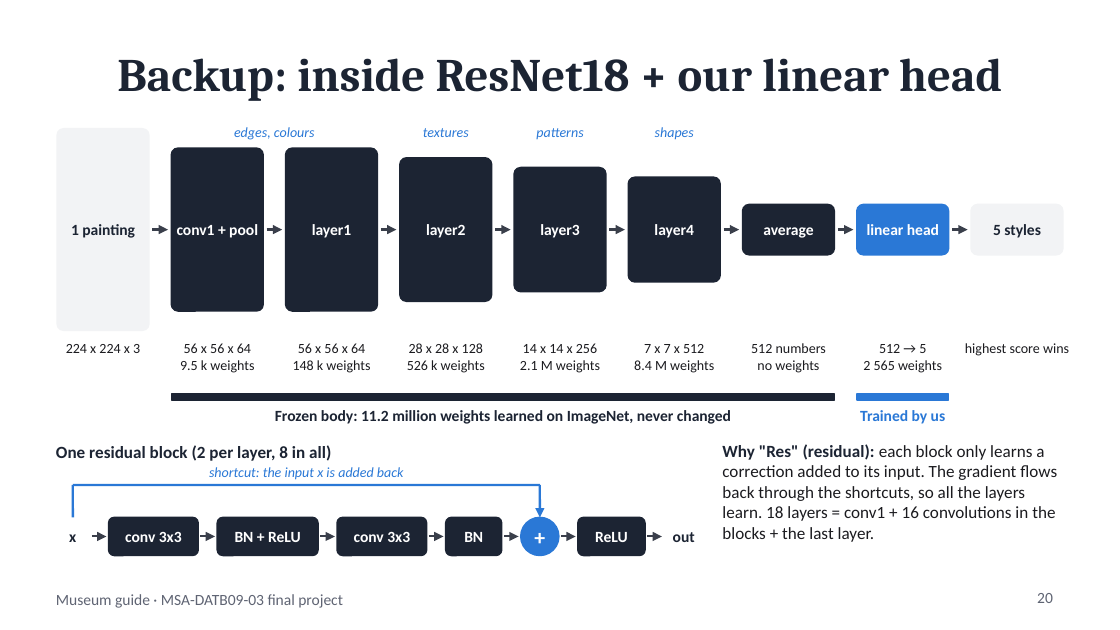
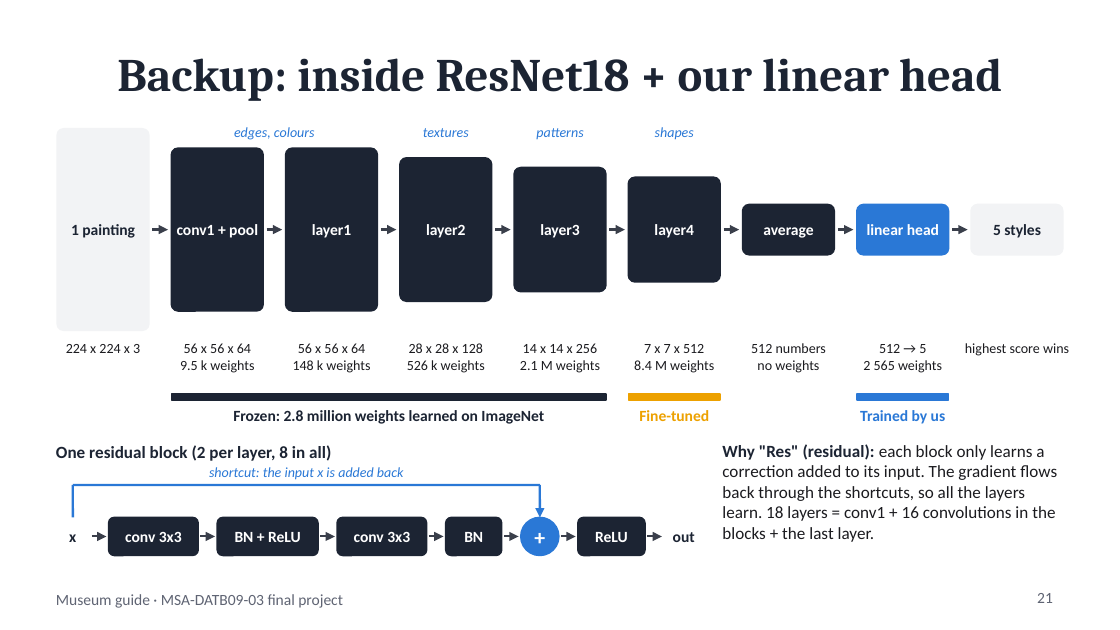
Before and after one commit to BenjaminAHS/neural-network-project, a slide deck: slide 21 of docs/museum_guide_presentation.pptx (slide 20 before the commit). Drawn at 1120x630 pixels with LibreOffice and Linux fonts; fonts in the diff are those of the drawing. Boxes give left, top, right and bottom in pixels: in the first picture for what was removed or moved away, otherwise in the second. Text is boxed around its words. In the diff, an @@ line names an element or a change of style, - is before the commit and + after.

Commit message:
Add the second test to the talk and recommend the fine-tuned ResNet18

```diff
--- a/docs/museum_guide_presentation.pptx
+++ b/docs/museum_guide_presentation.pptx
@@ rectangle: place and size @@
-rectangle at box(171, 394, 834, 400)
+rectangle at box(171, 394, 606, 400)
@@ text at box(233, 410, 544, 424): text changed @@
-Frozen body: 11.2 million weights learned on ImageNet, never changed
+Frozen: 2.8 million weights learned on ImageNet
@@ rectangle added at box(628, 394, 720, 400), fill #EDA100, outline #EDA100 1 pt @@
@@ text added at box(639, 410, 709, 421), 10 pt, text #EDA100, bold @@
+Fine-tuned
@@ page number at box(1037, 593, 1053, 603): text changed @@
-20
+21
```
Also in this commit, not shown: 10 other slides changed, 1 slide added, 4 other files.
